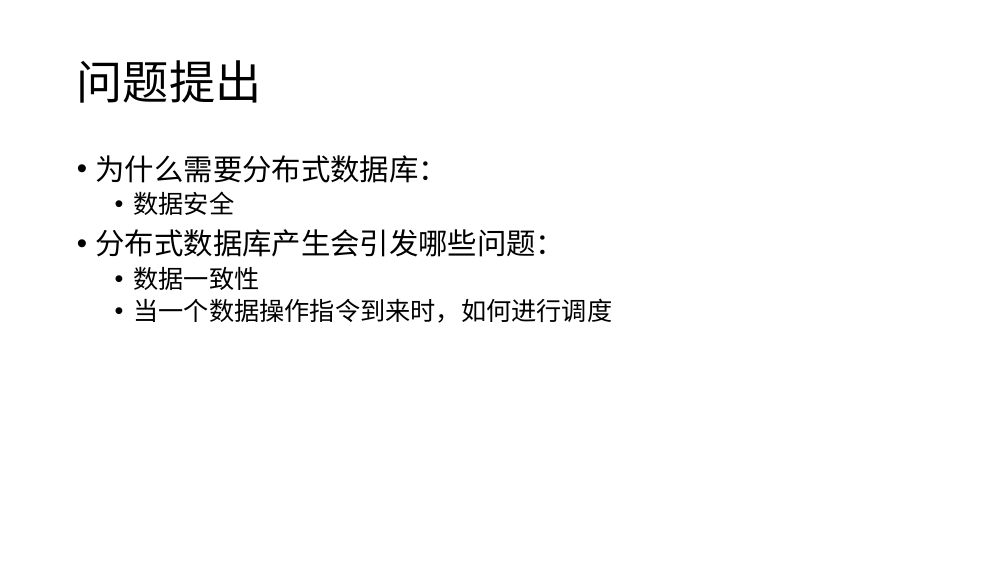
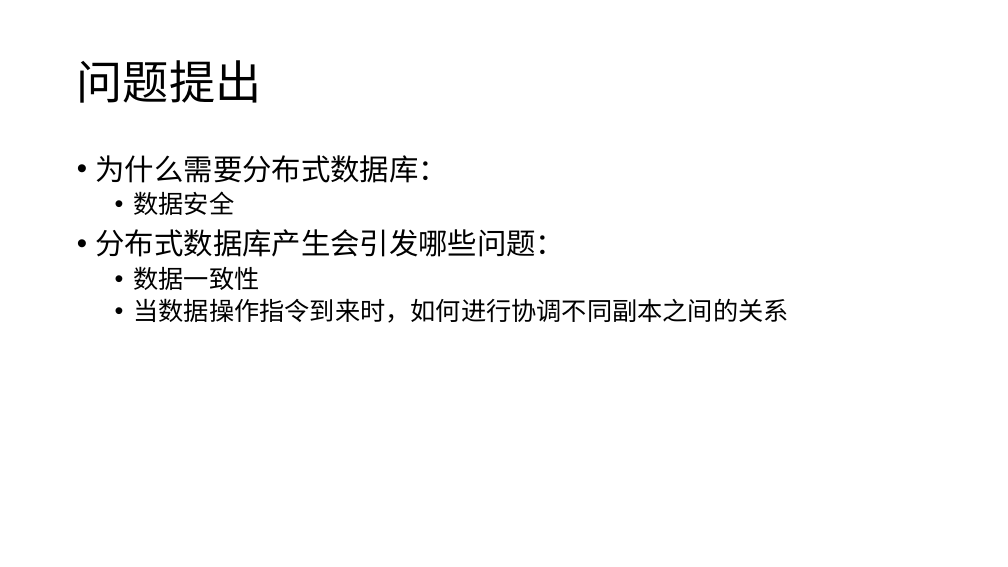
Before and after one commit to Doris404/Study-paper-channel, a slide deck: slide 2 of Chai' project/study material/notes/TiDB项目.pptx. Drawn at 1008x567 pixels with LibreOffice and Linux fonts; fonts in the diff are those of the drawing. Boxes give left, top, right and bottom in pixels: in the first picture for what was removed or moved away, otherwise in the second. Text is boxed around its words. In the diff, an @@ line names an element or a change of style, - is before the commit and + after.

```diff
--- a/Chai' project/study material/notes/TiDB项目.pptx
+++ b/Chai' project/study material/notes/TiDB项目.pptx
@@ text at (x1=133, y1=298, x2=788, y2=323): text changed @@
-  • 当一个数据操作指令到来时，如何进行调度
+  • 当数据操作指令到来时，如何进行协调不同副本之间的关系
```
Also in this commit, not shown: 3 other slides changed, 5 slides added, 4 slides removed, 12 other files.
